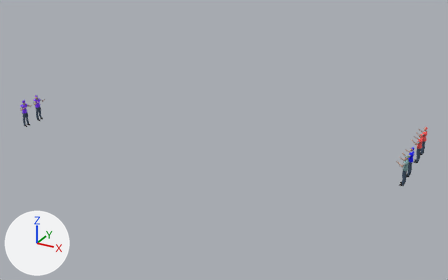
Before and after pictures for a commit that changed the glTF model people/CVE_crew.glb.
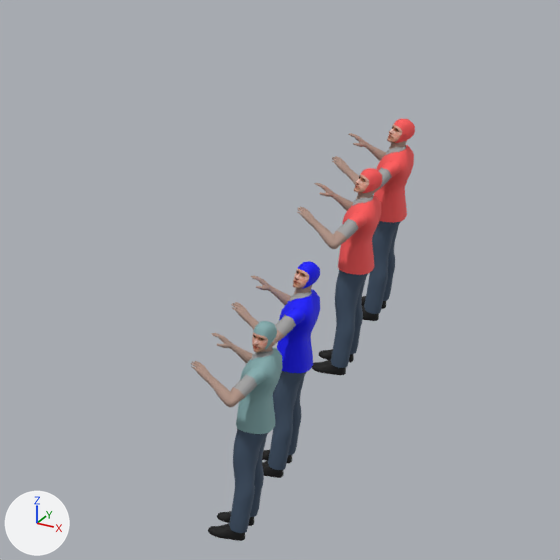
The first picture shows the older version from a camera (50 mm lens) standing at (60.2, -208.5, 90.3) and looking at (2.5, -103.5, 37.8). The close-ups show both versions on the part from 82% to 100% of the width and 39% to 67% of the height of that picture; other places that the commit changed are outside them. Lighting does not change. The marker at lower left points along +X, +Y and +Z. Where no turn or scale is listed for an object, it has been applied to the vertices.

In view in the first close-up: 'armL.006', 'armL2.002', 'armL2.003', 'armL2.006', 'armR2', 'armR2.003', 'armR2.006', 'crew_blue', 'crew_green', 'crew_red', 'crew_red.001', 'head', 'head.003', 'head.006', 'shoes.003'.
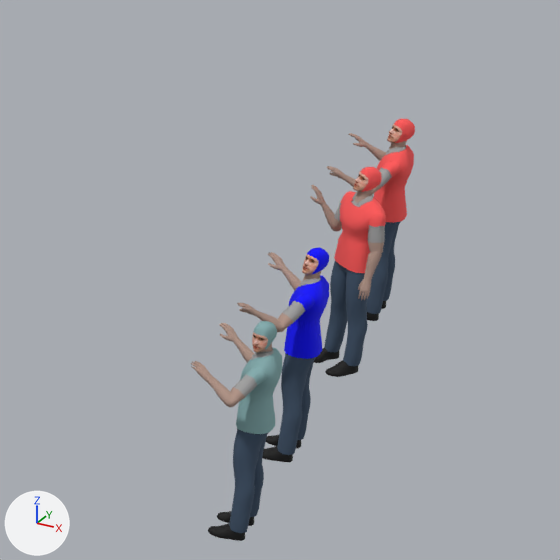
Pixel boxes (x1, y1, x2, y2) of what changed, in the close-ups (560 x 560 px):
'crew_red', turned: before (331, 196, 381, 368); after (324, 192, 385, 366)
'crew_blue', moved: before (268, 290, 320, 470); after (277, 276, 329, 455)
'armL.006', turned: before (333, 212, 367, 247); after (368, 211, 386, 255)
'head.003', moved: before (293, 261, 320, 295); after (302, 247, 329, 281)
'armL2.006', turned: before (297, 206, 338, 249); after (358, 251, 382, 300)
'armL.003', moved: before (272, 308, 305, 345); after (278, 294, 314, 330)
'shoes.006', turned: before (311, 349, 354, 375); after (314, 348, 358, 377)
'head.006', moved: before (354, 168, 382, 200); after (353, 167, 382, 203)
'armR2.003', moved, turned: before (251, 276, 291, 305); after (268, 252, 301, 290)
'shoes.003', moved: before (262, 449, 292, 478); after (262, 435, 301, 462)
'armR2', turned: before (211, 333, 253, 363); after (219, 323, 255, 363)
'armR2.006', turned: before (314, 183, 353, 211); after (310, 185, 342, 232)
'armL2.003', moved, turned: before (231, 302, 274, 346); after (237, 303, 284, 332)
'armL2.002', turned: before (332, 156, 359, 185); after (327, 166, 355, 187)
'armR.006', turned (not visible before): after (334, 191, 353, 229)
'collar.006', turned: before (353, 196, 373, 205); after (352, 192, 373, 207)

The edits, one by one:
Object 'crew_blue' (ob_crew_blue) moves from (40.3, -101.0, 37.5) to (40.3, -100.0, 37.5).
Object 'armL2.003' (ob_arml2_003) turns from (45, -45, -90) to (13, -74, -16) degrees about x, y and z.
Object 'armR2.003' (ob_armr2_003) turns from (45, 45, 90) to (34, 71, 43) degrees about x, y and z.
Object 'head.003' (ob_head_003) moves from (40.45, -101.0, 42.51) to (40.45, -100.0, 42.51).
Object 'shoes.003' (ob_shoes_003) moves from (40.26, -101.0, 37.5) to (40.26, -100.0, 37.5).
Object 'armR2' (ob_armr2) turns from (45, 45, 90) to (34, 71, 43) degrees about x, y and z.
Object 'crew_red' (ob_crew_red) turns from (0, 0, -90) to (0, 0, -45) degrees about x, y and z.
Object 'armL.006' (ob_arml_006) turns from (0, 45, -45) to (45, 90, 0) degrees about x, y and z.
Object 'armL2.006' (ob_arml2_006) turns from (45, -45, -90) to (0, -15, 0) degrees about x, y and z.
Object 'armR.006' (ob_armr_006) turns from (0, -45, 45) to (0, -80, 45) degrees about x, y and z.
Object 'armR2.006' (ob_armr2_006) turns from (45, 45, 90) to (0, 135, 0) degrees about x, y and z.
Object 'head.006' (ob_head_006) moves from (40.45, -94.0, 42.51) to (40.41, -93.9, 42.51).
Object 'armL2.002' (ob_arml2_002) turns from (45, -45, -90) to (34, -71, -43) degrees about x, y and z.
